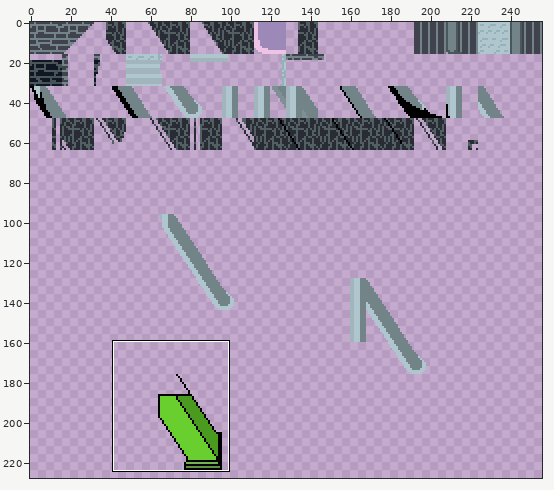
Sprite sheet, stored at assets/tiles/coreroom/tilecoreroom.png. The picture above shows the old version from afar; the outline marks the close-up.
Close-up. The starting point:
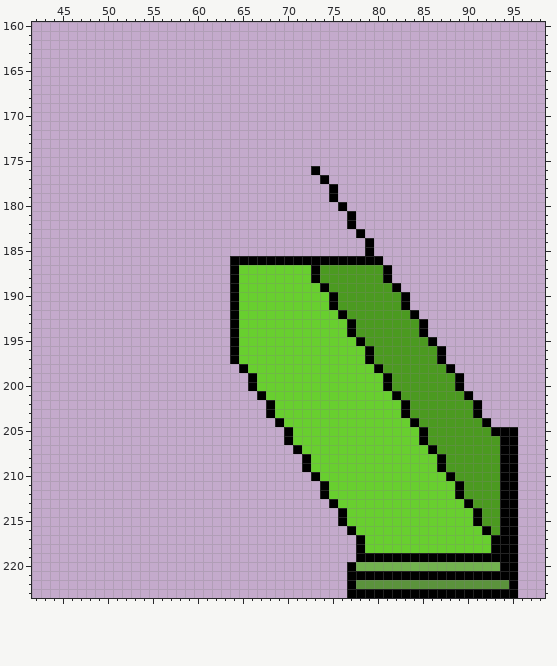
The file is 256x256 pixels. Colours within 5 levels of each other are drawn and written as one. Shown: x 42..98, y 160..223. The wide view leaves out empty margins. The commit also changed other parts of the picture, which this record leaves out.
The result:
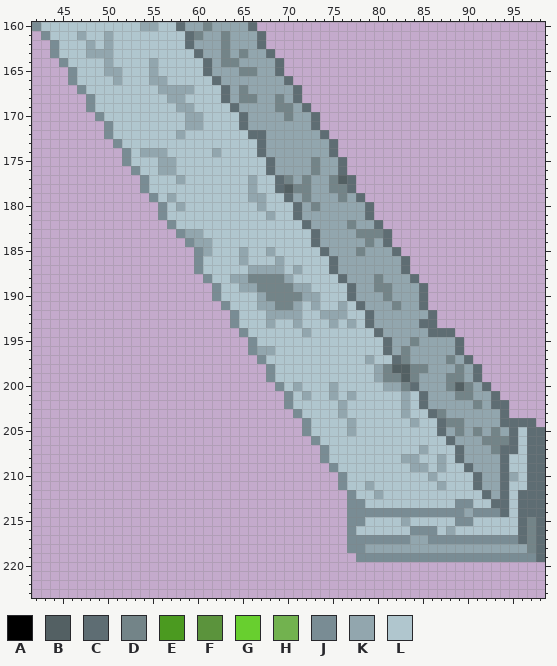
Palette (. is transparent): A #000000  B #536063  C #5e6d73  D #738488  E #4b9a20  F #5b933c  G #68cf2f  H #72b24f  J #798c94  K #92a6ae  L #b0c6ce
The edit:
@@ x 42..98 @@
-160 .........................................................
-161 .........................................................
-162 .........................................................
-163 .........................................................
-164 .........................................................
-165 .........................................................
-166 .........................................................
-167 .........................................................
-168 .........................................................
-169 .........................................................
-170 .........................................................
-171 .........................................................
-172 .........................................................
-173 .........................................................
-174 .........................................................
-175 .........................................................
-176 ...............................A.........................
-177 ................................A........................
-178 .................................A.......................
-179 .................................A.......................
-180 ..................................A......................
-181 ...................................A.....................
-182 ...................................A.....................
-183 ....................................A....................
-184 .....................................A...................
-185 .....................................A...................
-186 ......................AAAAAAAAAAAAAAAAA..................
-187 ......................AGGGGGGGGAEEEEEEEA.................
-188 ......................AGGGGGGGGAEEEEEEEA.................
-189 ......................AGGGGGGGGGAEEEEEEEA................
-190 ......................AGGGGGGGGGGAEEEEEEEA...............
-191 ......................AGGGGGGGGGGAEEEEEEEA...............
-192 ......................AGGGGGGGGGGGAEEEEEEEA..............
-193 ......................AGGGGGGGGGGGGAEEEEEEEA.............
-194 ......................AGGGGGGGGGGGGAEEEEEEEA.............
-195 ......................AGGGGGGGGGGGGGAEEEEEEEA............
-196 ......................AGGGGGGGGGGGGGGAEEEEEEEA...........
-197 ......................AGGGGGGGGGGGGGGAEEEEEEEA...........
-198 .......................AGGGGGGGGGGGGGGAEEEEEEEA..........
-199 ........................AGGGGGGGGGGGGGGAEEEEEEEA.........
-200 ........................AGGGGGGGGGGGGGGAEEEEEEEA.........
-201 .........................AGGGGGGGGGGGGGGAEEEEEEEA........
-202 ..........................AGGGGGGGGGGGGGGAEEEEEEEA.......
-203 ..........................AGGGGGGGGGGGGGGAEEEEEEEA.......
-204 ...........................AGGGGGGGGGGGGGGAEEEEEEEA......
-205 ............................AGGGGGGGGGGGGGGAEEEEEEEAAA...
-206 ............................AGGGGGGGGGGGGGGAEEEEEEEEAA...
-207 .............................AGGGGGGGGGGGGGGAEEEEEEEAA...
-208 ..............................AGGGGGGGGGGGGGGAEEEEEEAA...
-209 ..............................AGGGGGGGGGGGGGGAEEEEEEAA...
-210 ...............................AGGGGGGGGGGGGGGAEEEEEAA...
-211 ................................AGGGGGGGGGGGGGGAEEEEAA...
-212 ................................AGGGGGGGGGGGGGGAEEEEAA...
-213 .................................AGGGGGGGGGGGGGGAEEEAA...
-214 ..................................AGGGGGGGGGGGGGGAEEAA...
-215 ..................................AGGGGGGGGGGGGGGAEEAA...
-216 ...................................AGGGGGGGGGGGGGGAEAA...
-217 ....................................AGGGGGGGGGGGGGGAAA...
-218 ....................................AGGGGGGGGGGGGGGAAA...
-219 ....................................AAAAAAAAAAAAAAAAAA...
-220 ...................................AHHHHHHHHHHHHHHHHAA...
-221 ...................................AAAAAAAAAAAAAAAAAAA...
-222 ...................................AFFFFFFFFFFFFFFFFFA...
-223 ...................................AAAAAAAAAAAAAAAAAAA...
+160 JLLLLLLLLLLLKKLLCKKDKKKKC................................
+161 .JLLLKLLKLLLLLLLLCDKKDKKKC...............................
+162 ..JLLLKLKLLLLLLLLCKKKDKKKC...............................
+163 ..JLLLKKKLLLLLLLLLCKKDKDKKC..............................
+164 ...JLLLLKLLLLKLLLLLCKDDKKKKC.............................
+165 ....JLLLKKLLLKLLLLLCKKKDDKKC.............................
+166 ....JLLLLKLLLKKLLLLLCKKKKKKKC............................
+167 .....JLLLLLLLLKKKKLLLCKDKKKKKC...........................
+168 ......JLLLLLLLLKKLLLLCKDDKKDKC...........................
+169 ......JLLLLLLLLLKKLLLLCKKKKDDKC..........................
+170 .......JLLLLLLLLLKKLLLLCKKKKDKKC.........................
+171 ........JLLLLLLLLKKLLLLCKKKKKKKC.........................
+172 ........JLLLLLLLKLLLLLLLCCKKKKKKC........................
+173 .........JLLLLLLLLLLLLLLLCKKKKKKKC.......................
+174 ..........JLKKKLLLLLKLLLLCKKKKKKKC.......................
+175 ..........JLLLKKLLLLLLLLLLCKKKKDKKC......................
+176 ...........JLLKKLLLLLLLLLLCKKKKDKKC......................
+177 ............JLLLKLLLLLLLKLLCDKDKKDBC.....................
+178 ............JLLLLLLLLLLLKLLCBDDKKDDC.....................
+179 .............JLKLLLLLLLLKKLLCKDKKKDKC....................
+180 ..............JLKLLLLLLLLKLLLCKDKKKKKC...................
+181 ..............JLLLLLLLLLLLKLLCKKKKKKKC...................
+182 ...............JLLLLLLLLLLLLLLCKKKKDKKC..................
+183 ................JKKLLLLLLLLLLLLCKKKKDDDC.................
+184 .................JKKLLLLLLLLLLLCKKKKKDKC.................
+185 ..................JKLLLKLLKLLLLLCKKKDKKKC................
+186 ..................JLLLLKLLLKLLLLLCKKKKKKKC...............
+187 ..................JLLLLLKKKKLKLLLCKKKKKKKC...............
+188 ...................JLLKKDDDDKLLLLLCKKKDKKKC..............
+189 ....................JLLKKDDDDKKLLLLCKKDDKKKC.............
+190 ....................JLLLLKDDDDKKLLLCKKKDKKKC.............
+191 .....................JLLLKKDDKLKLLKLCKKKDKKC.............
+192 ......................JLLLKKKKLLKKKLLCKKKKKKC............
+193 ......................JLLLKLLKLLLKLKLCKKKKKCC............
+194 .......................JLLLLLLKLLLLLLLCKKKKKCCC..........
+195 ........................JLLLLLLLLLLLLLLCKKDKKKKC.........
+196 ........................JKKLLLLLLLLLLLLCKDKKKKKC.........
+197 .........................JLLLLLLLLLLLKLLCDKKKKDKC........
+198 ..........................JLLLLLLLLLLLKDBBDDKKKDKC.......
+199 ..........................JLLLLLLLLLLLKDDBDKKKDDKC.......
+200 ...........................JLKLLLKLLLLLKKDCKKKDBDKC......
+201 ............................JLKLLKLKLLLLLKLCKKKDDKKC.....
+202 ............................JLLLLLKLLLLLLKLCKKKKKDKCC....
+203 .............................JLLLLKLLLLLLKLLCDKKKKKKC....
+204 ..............................JLLLLKLLLLLLKLLCDDKKKKCCCC.
+205 ..............................JLLLLKLLLLLLLLLCKDKDKDKCLCC
+206 ...............................JLLLLLLLLLLLLLLCKKKDDDCLCC
+207 ................................JLLLLLLLLLLKLLLCKKKDCCLCC
+208 ................................JLLLLLLLLKKLLKLCKKKKCLLCC
+209 .................................JLLLLLLLLKKLKLLCKKKCLLCC
+210 ..................................JLLLLLLLLLKLLLLCKKCKLCC
+211 ..................................JLLKLLLLLLLKLLLCKKCLLCC
+212 ...................................JLLKLLLLLLLLLLLCKCLCCC
+213 ...................................JJLLLLLLLLLLJJLLCCLCCC
+214 ...................................JJJJJJJJJJJJJKJJJCLCCC
+215 ...................................JJLLLLKLLLLLJJLLLLLCDC
+216 ...................................JLLLLLLJJJLKLLLLLLLCDC
+217 ...................................JJJJJJJKKJJJJJJJJJJCDC
+218 ...................................JJKKKKKKKKKKKKKKKKKKDC
+219 ....................................JJJJJJJJJJJJJJJJJJJJC
+220 .........................................................
+221 .........................................................
+222 .........................................................
+223 .........................................................
Boxes around the changes in both close-ups, in picture pixels (x1, y1, x2, y2):
changed: (32, 22, 545, 598)
